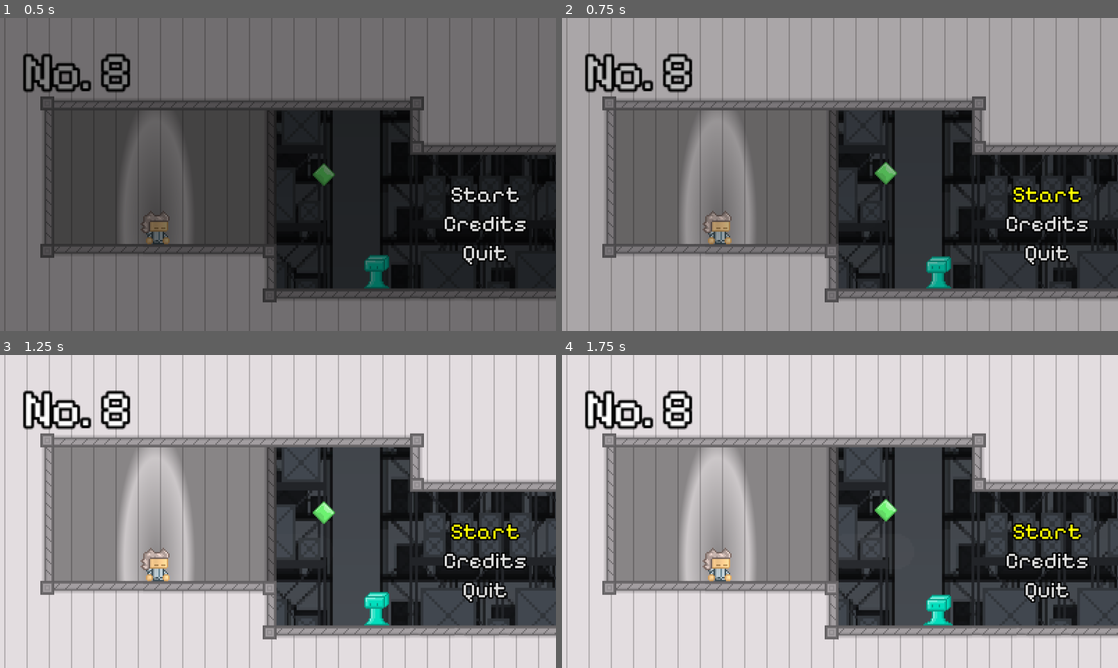
Above: before the commit, frames 1-4 (two rows, left to right).
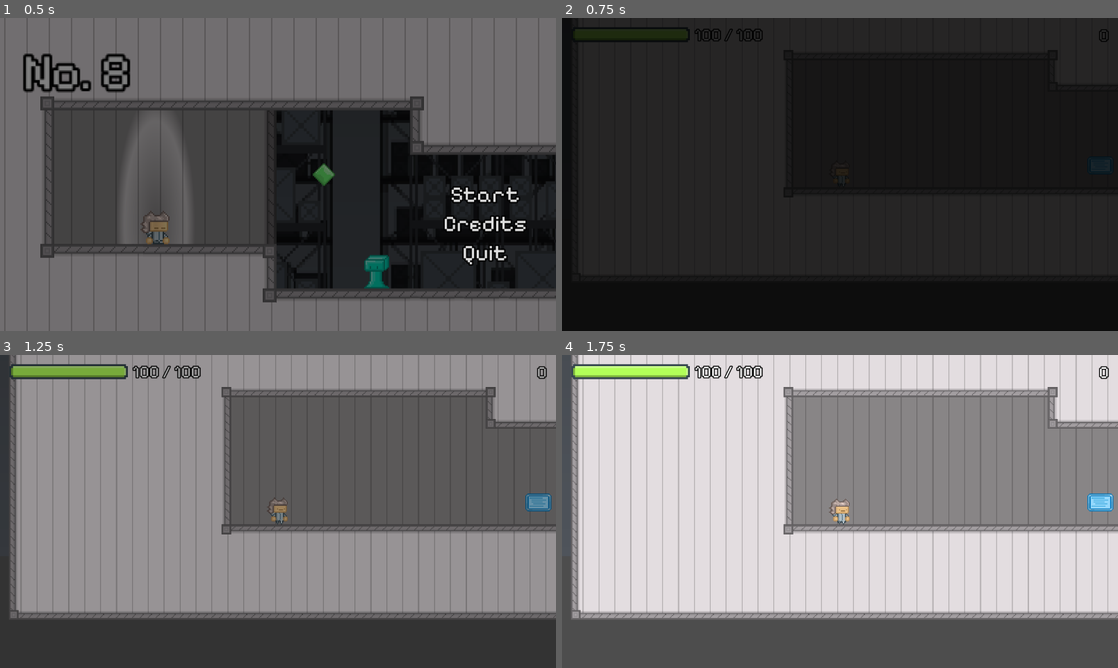
Above: after the commit, the same moments.

Repository: Brian-Magnuson/lab_escape_gd
Game: Godot game, scene res://scenes/title.tscn
The game is run twice, just before and just after one commit, with the same random seed, the same clock (stepped at 60 frames per second) and the same inputs. This scene is started directly instead of the project's main scene.
Inputs (mouse positions are in pixels of both pictures, inside the frame that each line leads up to):
- Up to frame 1 (0.5 s): no input
- Up to frame 2 (0.75 s): click "Start" at 0.5 s
- Up to frame 3 (1.25 s): no input
- Up to frame 4 (1.75 s): click (1045, 530) at 1.25 s, where only the run before the commit has a clickable "Start"

Frame 1 is identical in both runs. In frame 2, 84% of the frame differs, in the area x 0-100%, y 0-100%; in frame 3, 84%; in frame 4, 79%.

Commit message:
Change title screen button to start L1

Diff:
--- a/scenes/title.tscn
+++ b/scenes/title.tscn
@@ -773,4 +773,5 @@
 position = Vector2(265, 562)
 scale = Vector2(0.45, 1.5)
 
+[connection signal="pressed" from="UserInterface/VBoxContainer/StartButton" to="." method="_on_start_button_pressed"]
 [connection signal="pressed" from="UserInterface/VBoxContainer/QuitButton" to="." method="_on_quit_button_pressed"]
--- a/scripts/title.gd
+++ b/scripts/title.gd
@@ -1,5 +1,7 @@
 extends Node
 
+func _on_start_button_pressed() -> void:
+	get_tree().change_scene_to_file("res://scenes/level_1.tscn")
 
 func _on_quit_button_pressed() -> void:
 	get_tree().quit()
